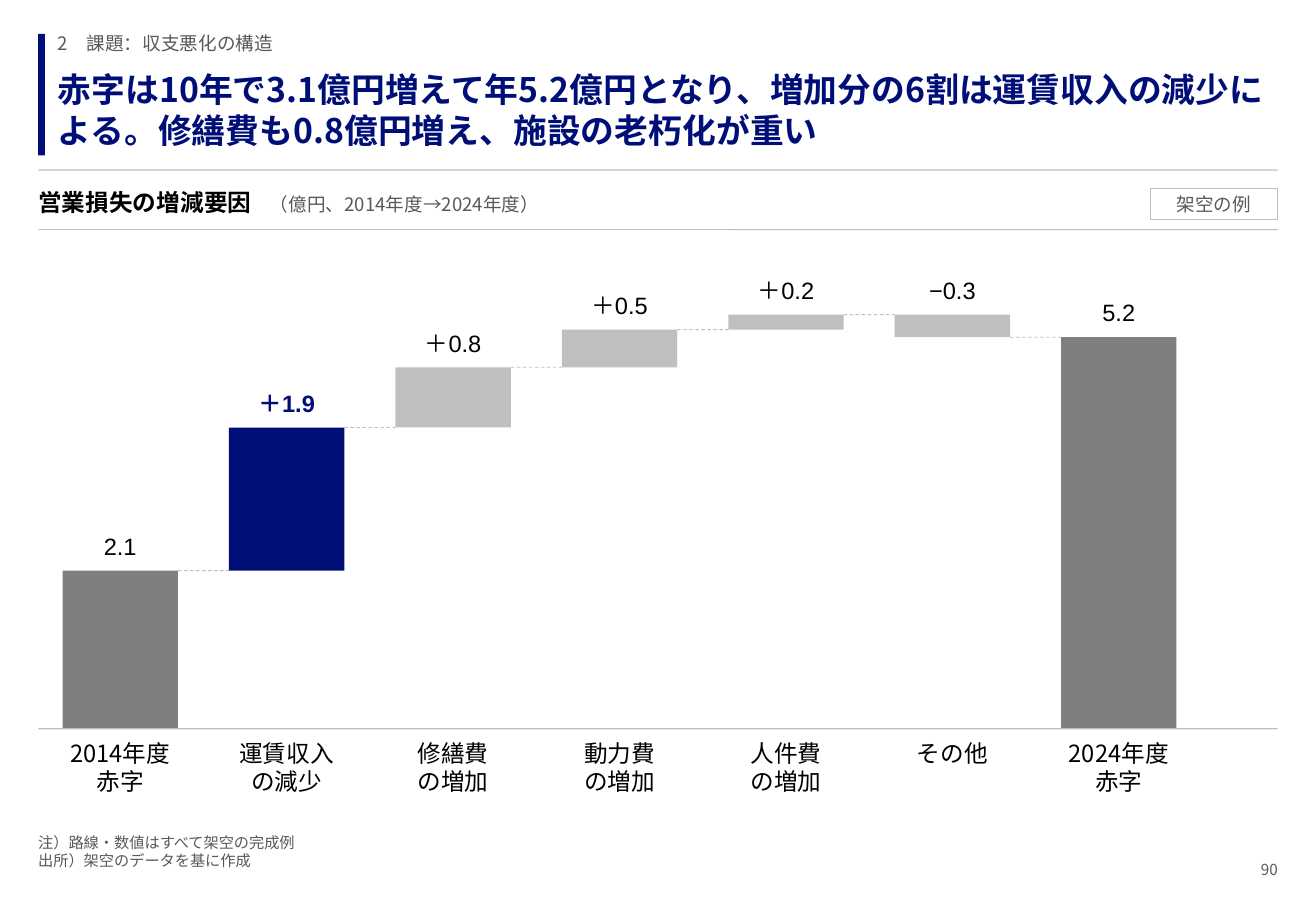
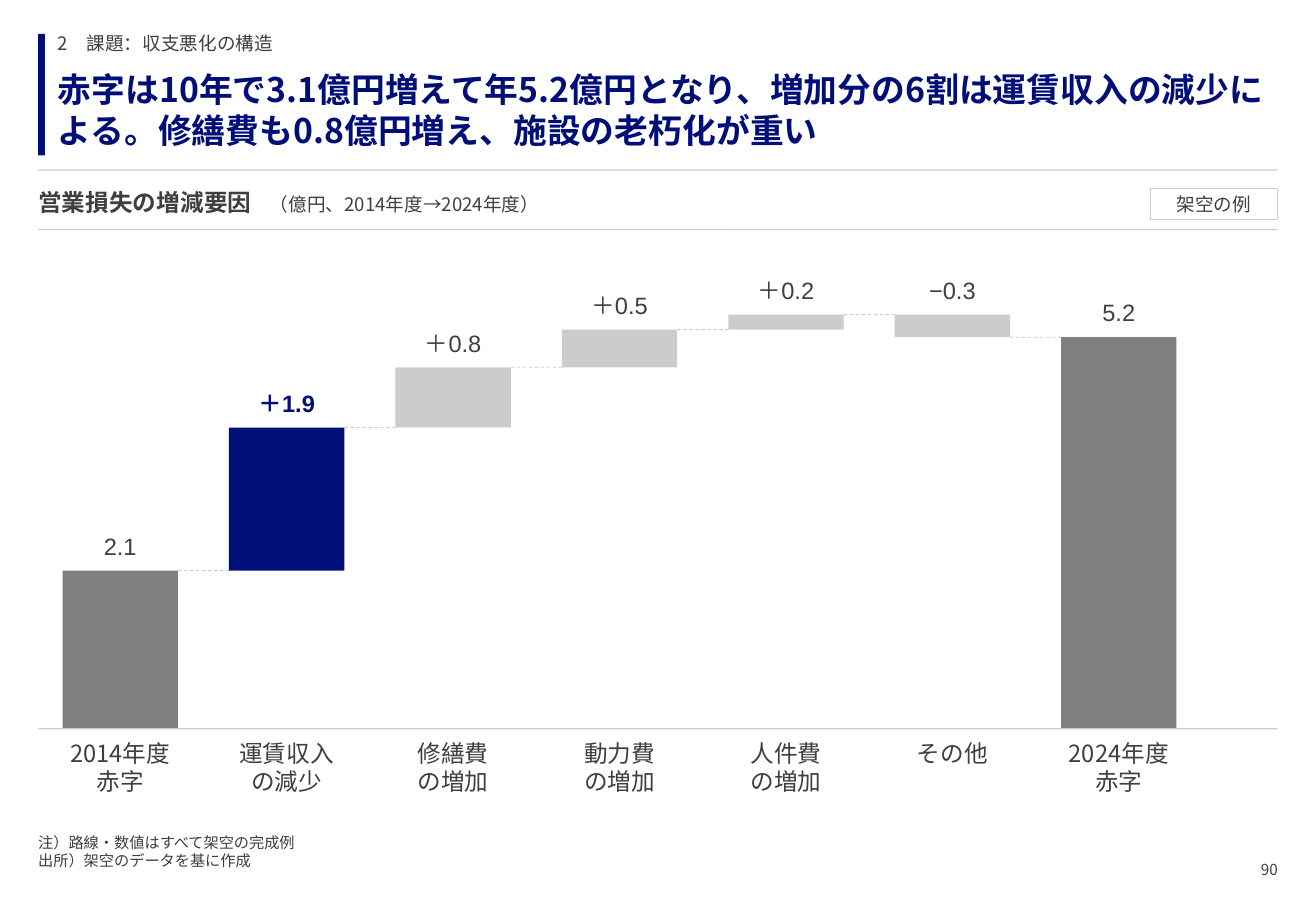
Before and after one commit to GontaHH/slide_builder, a slide deck: slide 92 of patterns/pattern-deck.pptx. Drawn at 1316x911 pixels with LibreOffice and Linux fonts; fonts in the diff are those of the drawing. Boxes give left, top, right and bottom in pixels: in the first picture for what was removed or moved away, otherwise in the second. Text is boxed around its words. In the diff, an @@ line names an element or a change of style, - is before the commit and + after.

```diff
--- a/patterns/pattern-deck.pptx
+++ b/patterns/pattern-deck.pptx
@@ text "営業損失の増減要因 （億円、2014年度→2024年度）" at [38, 191, 539, 213]: text colour #000000 to #3F3F3F in "営業損失の増減要因"; text colour #595959 to #3F3F3F in "（億円、2014年度→2024年度）" @@
@@ rectangle "架空の例" at [1151, 188, 1278, 220]: text colour #595959 to #3F3F3F; outline #BFBFBF 0.75 pt to #CCCCCC 0.75 pt @@
@@ text colour #000000 to #3F3F3F in 13 elements at [104, 538, 137, 555], [70, 742, 170, 792], [239, 742, 334, 792], [425, 334, 482, 353], [418, 742, 489, 792], [591, 296, 648, 314], [584, 742, 655, 792], [758, 281, 815, 299], [750, 742, 821, 792], [929, 282, 976, 299], [917, 742, 988, 764], [1102, 304, 1135, 321], [1069, 742, 1169, 792] @@
@@ text colour #595959 to #3F3F3F in 3 elements at [58, 34, 273, 52], [38, 835, 294, 867], [1261, 863, 1278, 875] @@
```
Also in this commit, not shown: 104 other slides changed, 12 other files.
